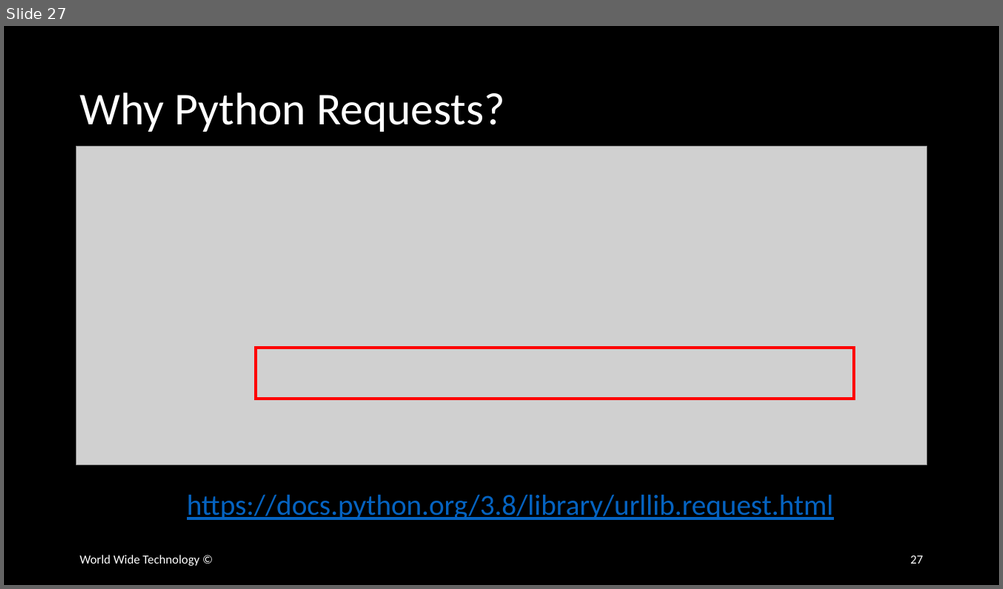
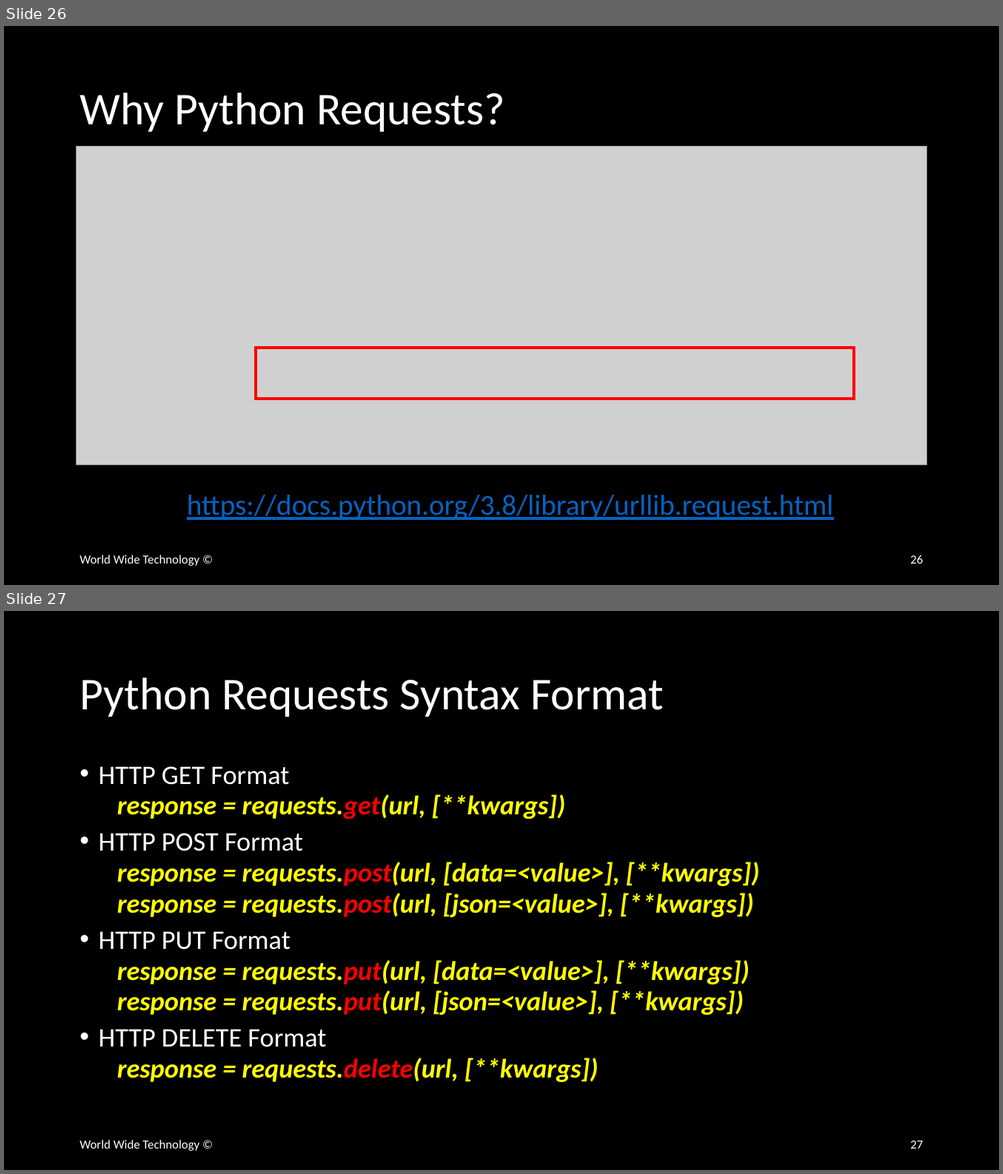
Before and after one commit to wwt/curl-requests-foundations, a slide deck: curl-requests-foundations.pptx. Shown one above the other, each under a label of ours: slide 27 before the commit, slides 26 and 27 after it. The pictures are 1003x589 and 1003x1174 pixels, drawn with LibreOffice and Linux fonts; fonts in the diff are those of the drawing; grey boxes stand for pictures. Boxes give left, top, right and bottom in pixels: in the first picture for what was removed or moved away, otherwise in the second. Text is boxed around its words. In the diff, an @@ line names an element or a change of style, - is before the commit and + after.

Commit message:
Started 'REST API Calls With Python Requests' section

```diff
--- a/curl-requests-foundations.pptx
+++ b/curl-requests-foundations.pptx
@@ slide 27 added at [4,611,999,1170], background #000000 @@
@@ title added at [79,678,663,717], 44 pt, text #FFFFFF @@
+Python Requests Syntax Format
@@ text added at [99,766,760,1082], 25.9 pt, text #FFFF00, bold, italic @@
+• HTTP GET Format
+  response = requests.get(url, [**kwargs])
+• HTTP POST Format
+  response = requests.post(url, [data=<value>], [**kwargs])
+  response = requests.post(url, [json=<value>], [**kwargs])
+• HTTP PUT Format
+  response = requests.put(url, [data=<value>], [**kwargs])
+  response = requests.put(url, [json=<value>], [**kwargs])
+• HTTP DELETE Format
+  response = requests.delete(url, [**kwargs])
@@ text added at [79,1140,199,1151], 12 pt, text #FFFFFF @@
+World Wide Technology ©
@@ page number added at [910,1141,922,1149], 12 pt, text #FFFFFF @@
+27
@@ what was slide 27 is now slide 26 @@
@@ page number at [910,555,922,564]: text changed @@
-27
+26
```
Also in this commit, not shown: 2 slides changed, 7 other slides added.
